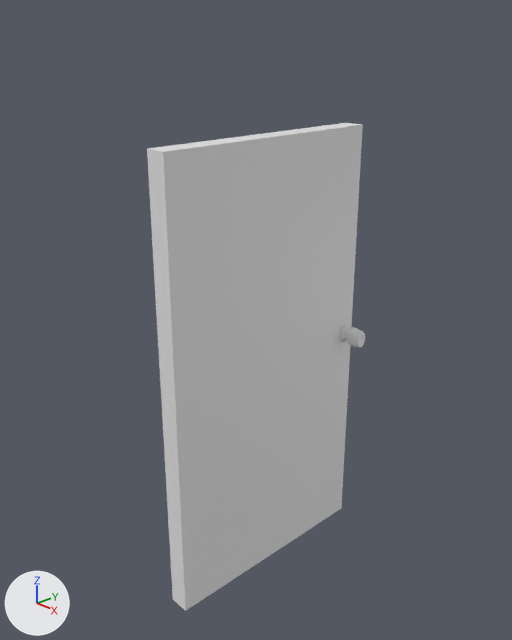
The Blender file ArtAssets/Portas/porta.blend as it was, and as the next commit left it.
Before and after are seen from a 50 mm camera at (8.83, -8.65, 6.07) aimed at (-0.13, -0.12, 0.99). Arrows for +X, +Y and +Z are at lower left; the lights stay in place.

Objects in the first picture: 'Cube', 'macaneta'.
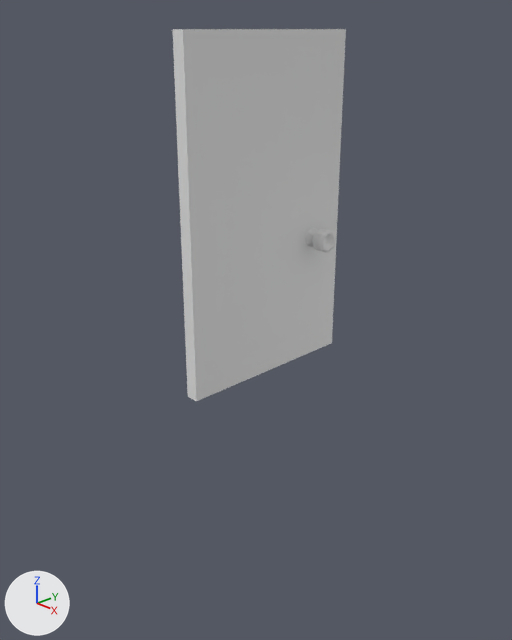
Location of each change, (x1, y1, x2, y2) in pixels of the pictures (512 x 640 px):
'Cube', deleted
    before: (147, 123, 363, 611)
'Porta', added
    after: (173, 29, 346, 401)
'macaneta', reshaped, moved, turned, rescaled
    before: (340, 325, 365, 348)
    after: (305, 228, 336, 252)

The change, as a diff of the scene's bpy script:
```diff
--- a/ArtAssets/Portas/porta.blend.py
+++ b/ArtAssets/Portas/porta.blend.py
@@ me_cube_007 @@
 # used by ob_macaneta; location = (0.53, 1.6, 0.18); rotation_euler = (-1.571, 0.0, 1.571), in degrees (-90, 0, 90); scale = (0.168, 0.252, 0.158)
-me_cube_007.from_pydata(...)  # 32 vertices, 30 faces; spans x 1.38..4.2, y -1.41..1.41, z -1.0..2.1
+me_cube_007.from_pydata(...)  # 28 vertices, 26 faces; spans x 0.07..0.57, y 0.74..1.43, z 2.07..2.76
+# me_cube_007 part 1: the whole mesh is rebuilt
@@ me_cube_1 @@
+me_cube_1.from_pydata(...)  # a box spanning x -0.12..0.12, y -1.81..1.81, z 0.0..6.05
+me_cube_1.materials.append(mat_material)  # white #e7e7e7
@@ ob_cube @@
-ob_cube = bpy.data.objects.new('Cube', me_cube)
-ob_cube.location = (0.0, 0.0, 0.0)
-ob_cube.rotation_euler = (0.0, 0.0, -0.00416)  # degrees (0, 0, -0.2)
-ob_cube.scale = (0.205, 2.32, 4.39)
@@ ob_macaneta @@
 ob_macaneta = bpy.data.objects.new('macaneta', me_cube_007)
-ob_macaneta.location = (0.53, 1.6, 0.18)
-ob_macaneta.rotation_euler = (-1.571, 0.0, 1.571)  # degrees (-90, 0, 90)
-ob_macaneta.scale = (0.168, 0.252, 0.158)
+ob_macaneta.location = (0.0, 0.0, 0.0)
 _m = ob_macaneta.modifiers.new('Subdivision', 'SUBSURF')
@@ ob_porta @@
+ob_porta = bpy.data.objects.new('Porta', me_cube_1)
+ob_porta.location = (0.0, 0.0, 0.0)
```
